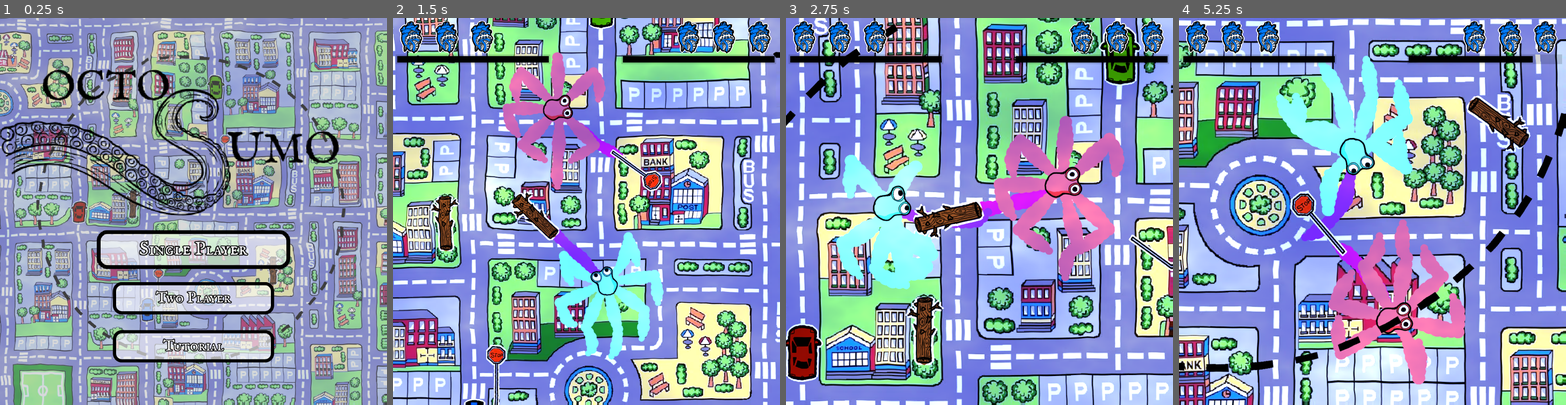
Above: before the commit, frames 1-4 (left to right).
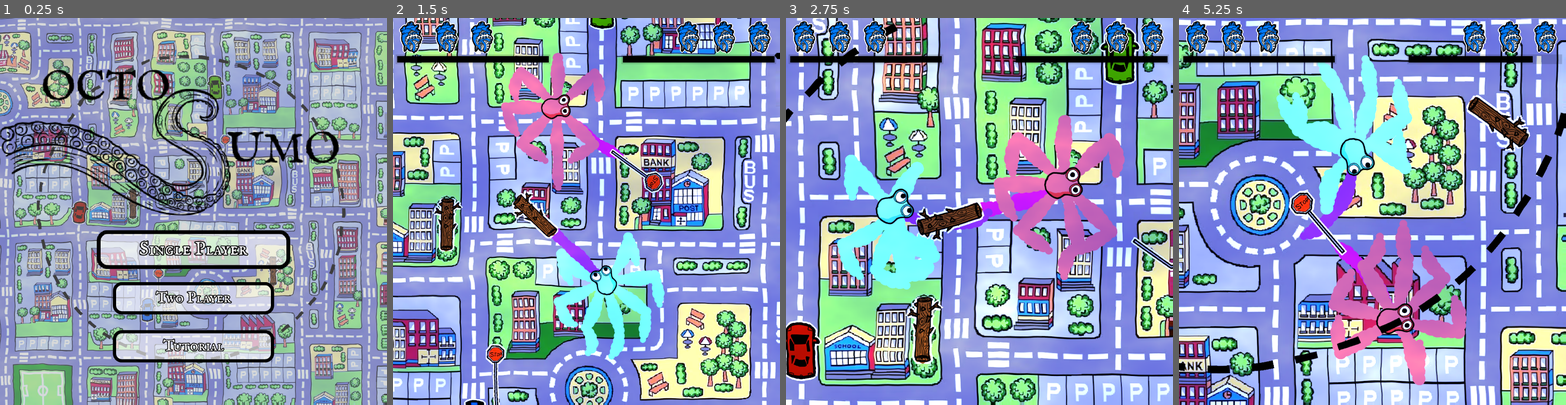
Above: after the commit, the same moments.

Repository: kam-zhan-yue/cissa-gmc-jam
Game: Godot game, scene res://scenes/main.tscn
Same seed, same stepped clock (60 frames per second), same inputs: the game is played once before the commit and once after it. The engine's default icon, where the game draws it, is replaced by a stand-in: a white triangle on a blue panel in a dark square.
Inputs (mouse positions are in pixels of both pictures, inside the frame that each line leads up to):
- Up to frame 1 (0.25 s): no input
- Up to frame 2 (1.5 s): click "Single Player" at 0.5 s; move the mouse to (671, 192) at 1.27 s; click (671, 192) at 1.42 s
- Up to frame 3 (2.75 s): move the mouse to (902, 230) at 2.02 s; click (902, 230) at 2.17 s
- Up to frame 4 (5.25 s): move the mouse to (1411, 126) at 2.77 s; click (1411, 126) at 2.92 s; move the mouse to (1353, 288) at 3.52 s; click (1353, 288) at 3.67 s; move the mouse to (1488, 269) at 4.27 s; click (1488, 269) at 4.42 s; move the mouse to (1256, 153) at 5.02 s; click (1256, 153) at 5.17 s

The runs differ from the first frame. In frame 1, 19% of the frame differs, in the area x 0-100%, y 0-100%; in frame 2, 43%; in frame 3, 48%; in frame 4, 31%.

Commit message:
fix: fix water shader distortion

Diff:
--- a/project.godot
+++ b/project.godot
@@ -10,7 +10,7 @@
 
 [application]
 
-config/name="Core-godot"
+config/name="Octosumo"
 run/main_scene="res://scenes/main.tscn"
 config/features=PackedStringArray("4.4", "Forward Plus")
 config/icon="res://icon.svg"
@@ -159,3 +159,4 @@
 [rendering]
 
 textures/canvas_textures/default_texture_filter=0
+textures/vram_compression/import_etc2_astc=true
--- a/scenes/main.tscn
+++ b/scenes/main.tscn
@@ -30,8 +30,8 @@
 shader = ExtResource("1_ya4ey")
 shader_parameter/color = Color(0.788235, 0.905882, 1, 1)
 shader_parameter/fast_noise = SubResource("NoiseTexture2D_p1n2c")
-shader_parameter/speed = Vector2(0.03, 0.07)
-shader_parameter/wave_strength = 2.0
+shader_parameter/speed = Vector2(0.01, 0.03)
+shader_parameter/distortion_strength = 0.02
 
 [node name="Main" type="Node2D"]
 
--- a/scenes/water.gdshader
+++ b/scenes/water.gdshader
@@ -3,23 +3,29 @@
 uniform vec4 color : source_color;
 
 uniform sampler2D fast_noise : repeat_enable;
-uniform sampler2D screen_content : hint_screen_texture;
+uniform sampler2D screen_content : hint_screen_texture, filter_nearest;
 
 uniform vec2 speed = vec2(0.03 , 0.07);
 
-uniform float wave_strength = 1
-;
+uniform float distortion_strength: hint_range(-1.0, 1.0) = 0.02;
 
 void fragment() {
 	// Called for every pixel the material is visible on.
 	vec2 uv = UV + speed * TIME;
-	vec2 noise = texture(fast_noise, uv).rg;
+	vec4 noise = texture(fast_noise, UV + speed * TIME);
+	float distortion = noise.r * distortion_strength;
 
-	COLOR = vec4(color.r, color.g, color.b, 1) + vec4(noise.x , noise.y, 1, 1);
-	COLOR*= texture(screen_content, SCREEN_UV + noise * (wave_strength/100.00));
+	COLOR = vec4(color.r, color.g, color.b, 1.0) + vec4(noise.x , noise.y, 1.0, 0.0);
+	COLOR *= texture(screen_content, SCREEN_UV + distortion);
 }
 
-//void light() {
-//	// Called for every pixel for every light affecting the CanvasItem.
-//	// Uncomment to replace the default light processing function with this one.
+//void fragment() {
+	//vec4 noise_1 = texture(noise_texture1, UV + offset1 * TIME);
+	//vec4 noise_2 = texture(noise_texture2, UV + offset2 * TIME);
+//
+	//float final_noise = noise_1.r * noise_2.r;
+	//float distortion = final_noise * distortion_strength;
+//
+	//vec4 screen_colour = texture(screen_texture, SCREEN_UV + distortion);
+	//COLOR = screen_colour;
 //}
